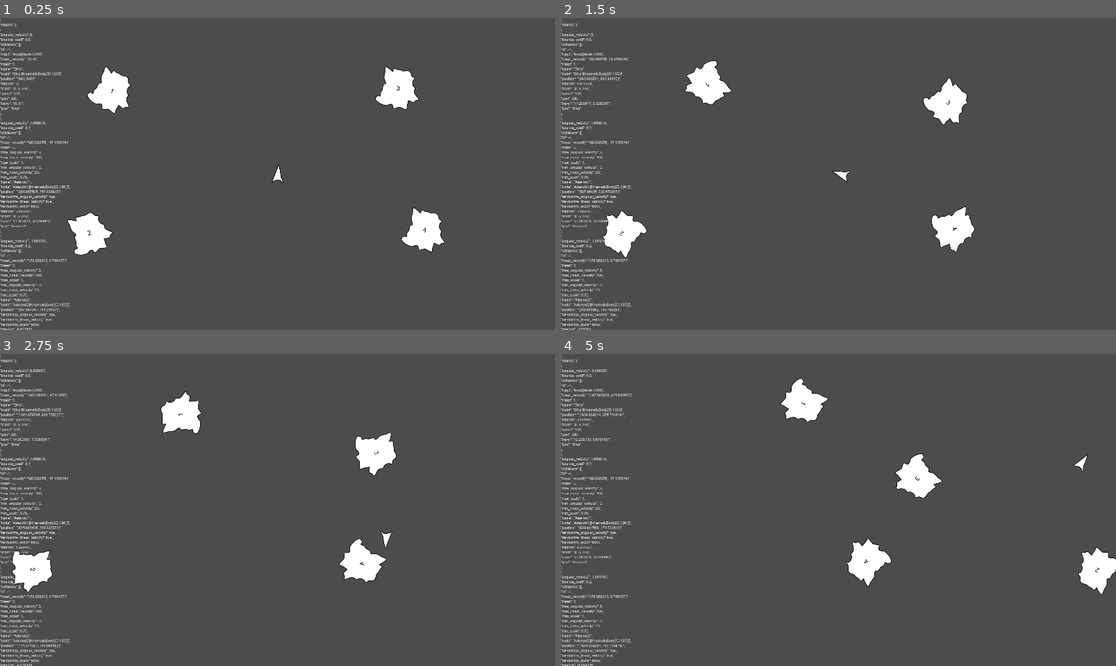
Above: before the commit, frames 1-4 (two rows, left to right).
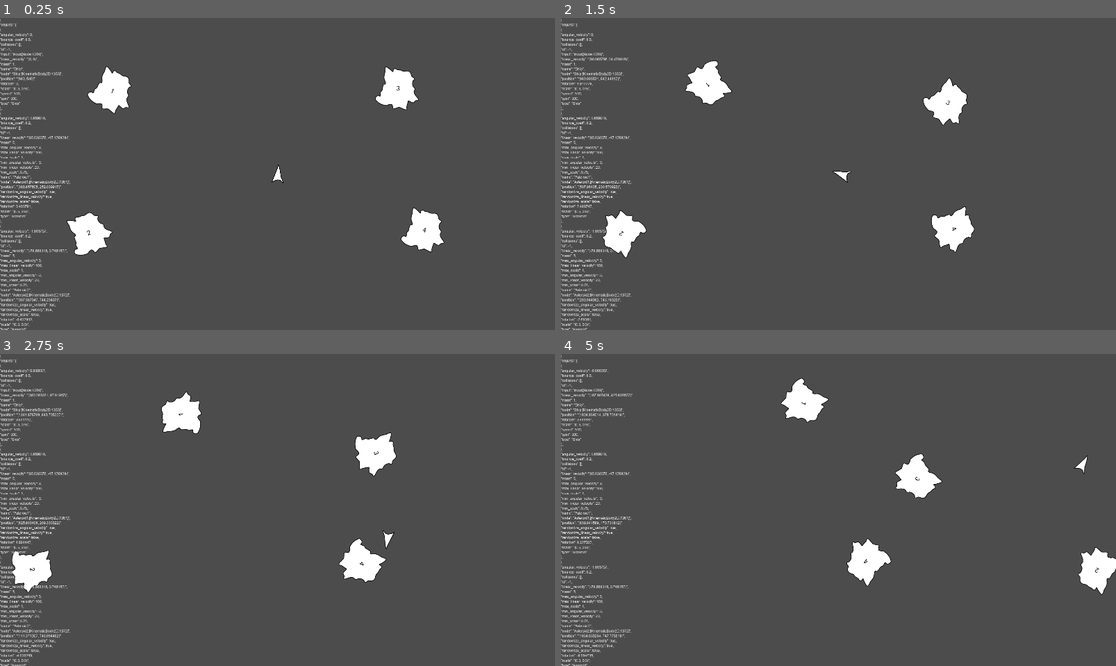
Above: after the commit, the same moments.

Repository: ETdoFresh/kasteroids
Game: Godot game, scene res://world.tscn
Two runs of this game, one before a commit and one after it. Both use one fixed random seed, a clock stepped at 60 frames per second and the inputs below.
Inputs:
- Up to frame 1 (0.25 s): no input
- Up to frame 2 (1.5 s): tap Enter at 0.5 s; hold D (player_right) 0.53-1.28 s; hold Ctrl 0.53-1.28 s; hold Down (player_down) from 1.28 s (still down); tap R at 1.35 s
- Up to frame 3 (2.75 s): release Down (player_down) at 2.03 s; hold D (player_right) from 2.03 s (still down); hold Ctrl from 2.03 s (still down)
- Up to frame 4 (5 s): release D (player_right) at 2.78 s; release Ctrl at 2.78 s; hold Up (player_up) 2.78-3.53 s; tap R at 2.85, 4.35 s; hold Ctrl 3.53-4.28 s; hold A (player_left) from 3.53 s (still down)

The runs differ from the first frame. In frame 1, 2.1% of the frame differs, in the area x 0-81%, y 15-100%; in frame 2, 2.1%; in frame 3, 2.0%; in frame 4, 2.2%, in the area x 0-100%, y 7-100%.

Commit message:
Remove "travel" and change shape functions to use "collide" instead of "collide_with_motion"

Diff:
--- a/functions/physics/physics.gd
+++ b/functions/physics/physics.gd
@@ -7,8 +7,8 @@
 static func simulate(objects: Array, delta: float) -> Array:
     objects = objects.duplicate()
     objects = LIST.map(objects, funcref(COLLISION, "clear_collisions"))
+    objects = LIST.map1(objects, funcref(PHYSICS_NODES, "move"), delta)
     objects = LIST.map(objects, funcref(PHYSICS_NODES, "update_physical_body")) # Side-effect
-    objects = LIST.map1(objects, funcref(PHYSICS_NODES, "move"), delta)
     objects = LIST.map1(objects, funcref(PHYSICS_NODES, "collide"), objects)
     objects = LIST.map(objects, funcref(COLLISION, "fix_penetration"))
     objects = LIST.map(objects, funcref(COLLISION, "bounce_no_angular_velocity"))
--- a/functions/physics/physics_nodes.gd
+++ b/functions/physics/physics_nodes.gd
@@ -14,7 +14,6 @@
     if not "position" in object: return object
     if not "rotation" in object: return object
     object = object.duplicate()
-    object["travel"] =  object.linear_velocity * delta
     object.position += object.linear_velocity * delta
     object.rotation += object.angular_velocity * delta
     return object
@@ -26,7 +25,6 @@
     for collision_shape_2d in object.node.collision_shapes_2d:
         var shape = collision_shape_2d.shape
         var transform = collision_shape_2d.global_transform
-        var motion = object.travel
         for other_object in other_objects:
             if not "node" in other_object: continue
             if not "collision_shapes_2d" in other_object.node: return other_object
@@ -34,18 +32,17 @@
             for other_collision_shape_2d in other_object.node.collision_shapes_2d:
                 var other_shape = other_collision_shape_2d.shape
                 var other_transform = other_collision_shape_2d.global_transform
-                var other_motion = other_object.travel
-                if collide_with_motion(shape, transform, motion, other_shape, other_transform, other_motion):
+                if did_collide(shape, transform, other_shape, other_transform):
                     object["collisions"].append(get_collision_data(other_object,
-                        shape, transform, motion, other_shape, other_transform, other_motion))
+                        shape, transform, other_shape, other_transform))
                     break # Only consider one collision per pair of objects
     return object
 
-static func collide_with_motion(shape, transform, motion, other_shape, other_transform, other_motion):
-    return shape.collide_with_motion(transform, motion, other_shape, other_transform, other_motion)
+static func did_collide(shape, transform, other_shape, other_transform):
+    return shape.collide(transform, other_shape, other_transform)
 
-static func get_collision_data(other_object, shape, transform, motion, other_shape, other_transform, other_motion):
-    var contacts = shape.collide_with_motion_and_get_contacts(transform, motion, other_shape, other_transform, other_motion)
+static func get_collision_data(other_object, shape, transform, other_shape, other_transform):
+    var contacts = shape.collide_and_get_contacts(transform, other_shape, other_transform)
     var average_contact = Vector2.ZERO
     for contact in contacts: average_contact += contact
     average_contact /= contacts.size()
